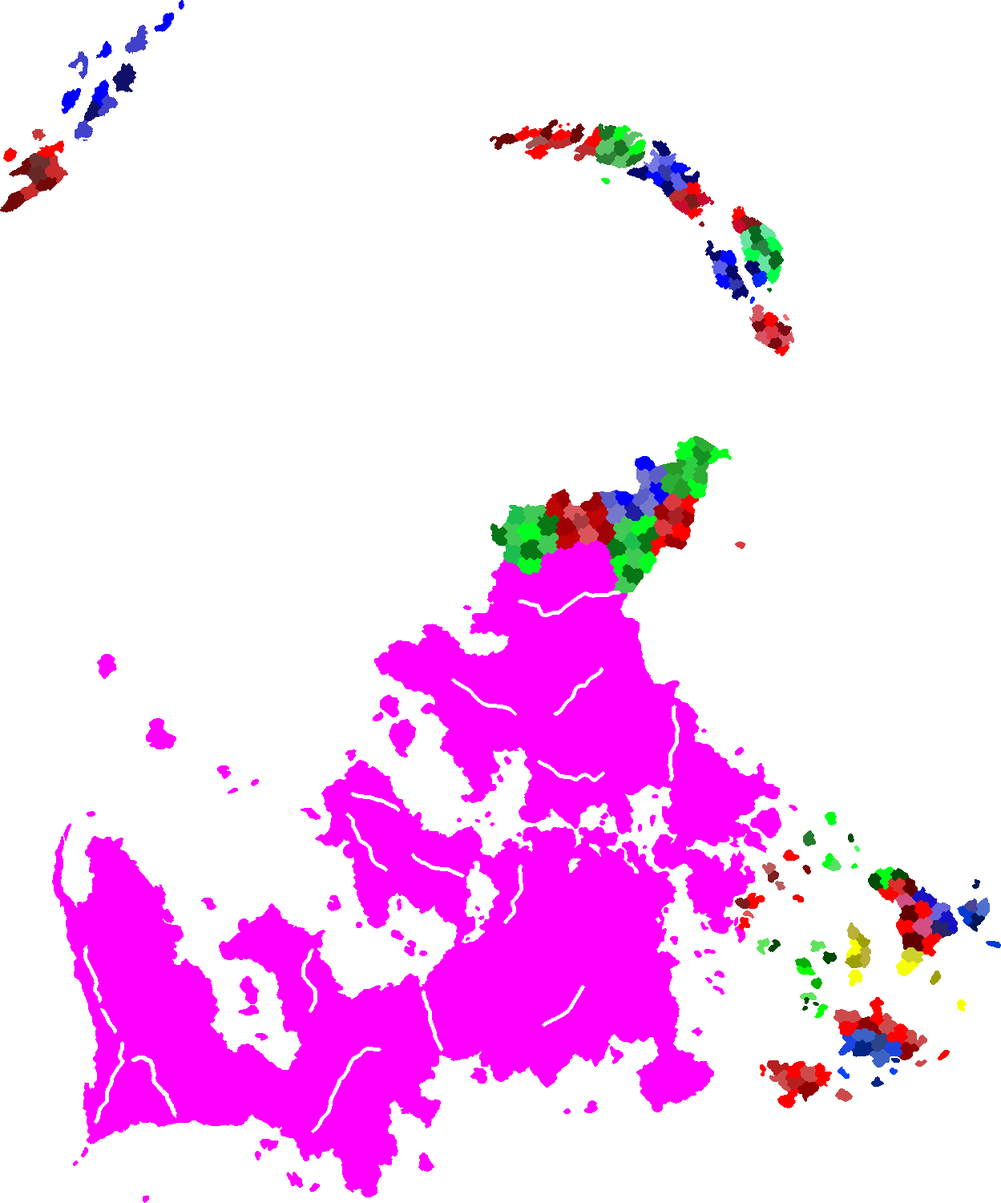
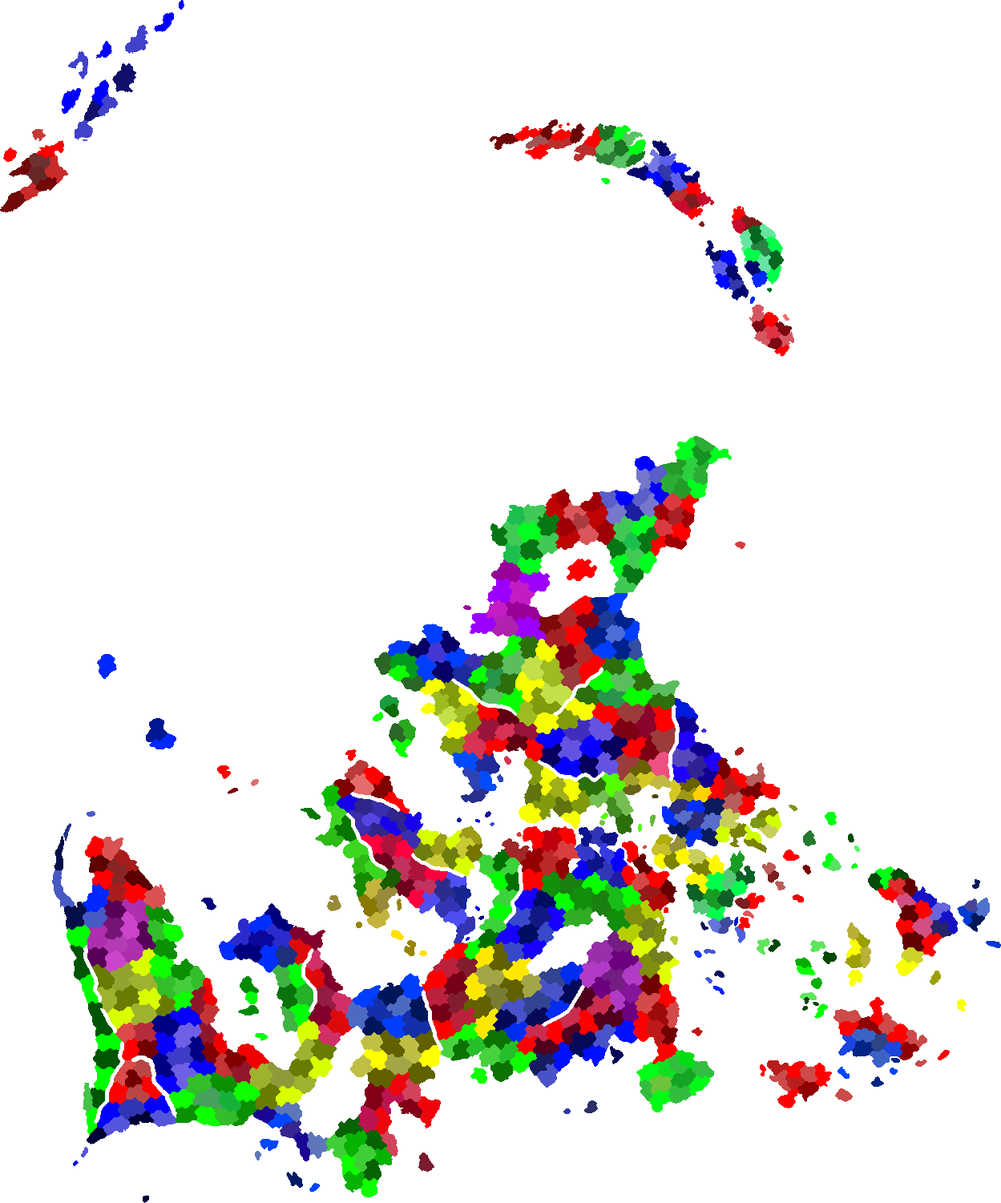
Revision of a layered 1001px x 1203px image; what changed, layer by layer:
painted on "Вставленный слой" over box(52, 539, 798, 1203)
